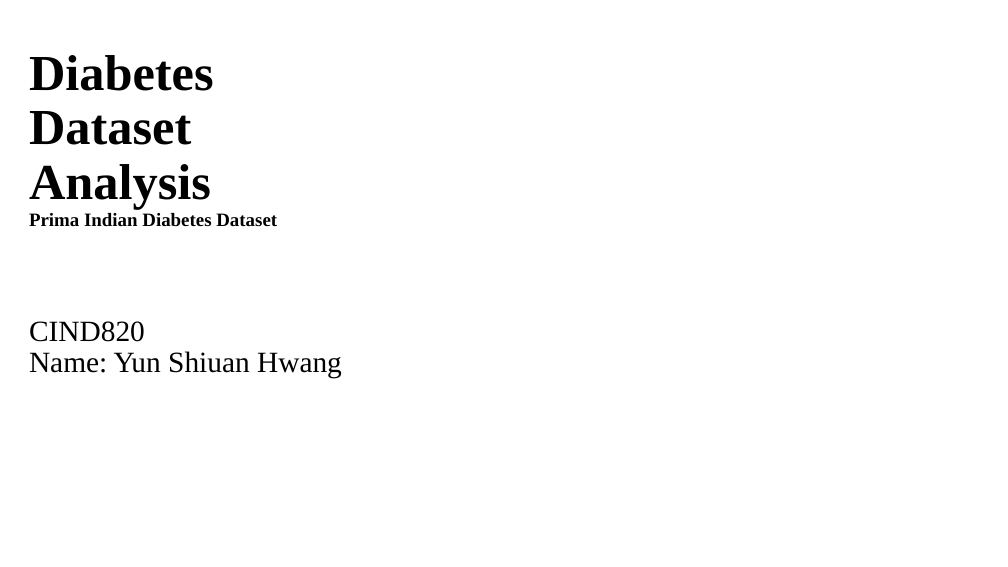
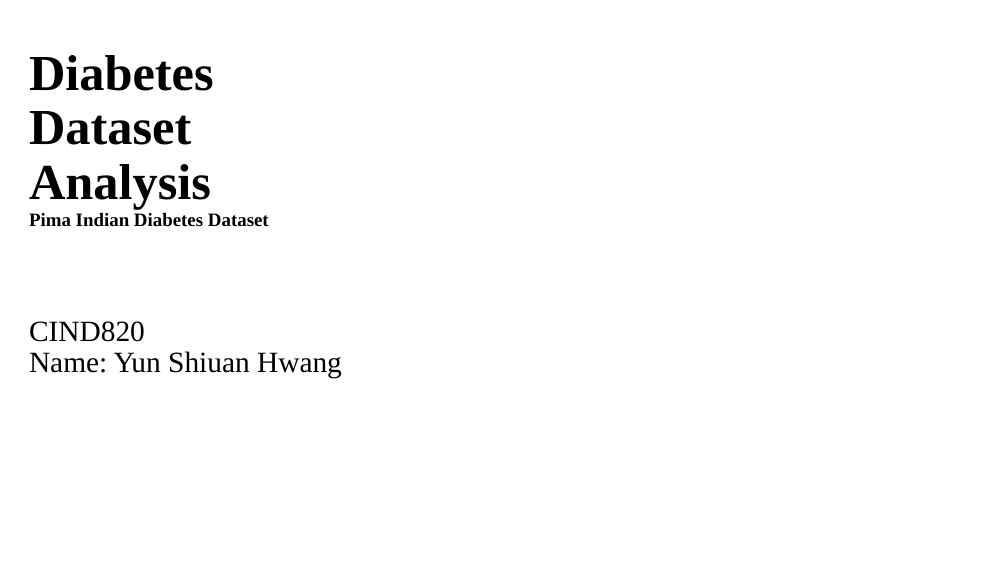
Before and after one commit to tiffhw/project-2023, a slide deck: slide 1 of Presentation1.pptx. Drawn at 1008x567 pixels with LibreOffice and Linux fonts; fonts in the diff are those of the drawing; background and template pictures are left out. Boxes give left, top, right and bottom in pixels: in the first picture for what was removed or moved away, otherwise in the second. Text is boxed around its words. In the diff, an @@ line names an element or a change of style, - is before the commit and + after.

```diff
--- a/Presentation1.pptx
+++ b/Presentation1.pptx
@@ title at (29,55,269,227): text changed @@
-Diabetes Dataset Analysis
-Prima Indian Diabetes Dataset
+Diabetes Dataset Analysis
+Pima Indian Diabetes Dataset
```
Also in this commit, not shown: 1 other slide changed.
